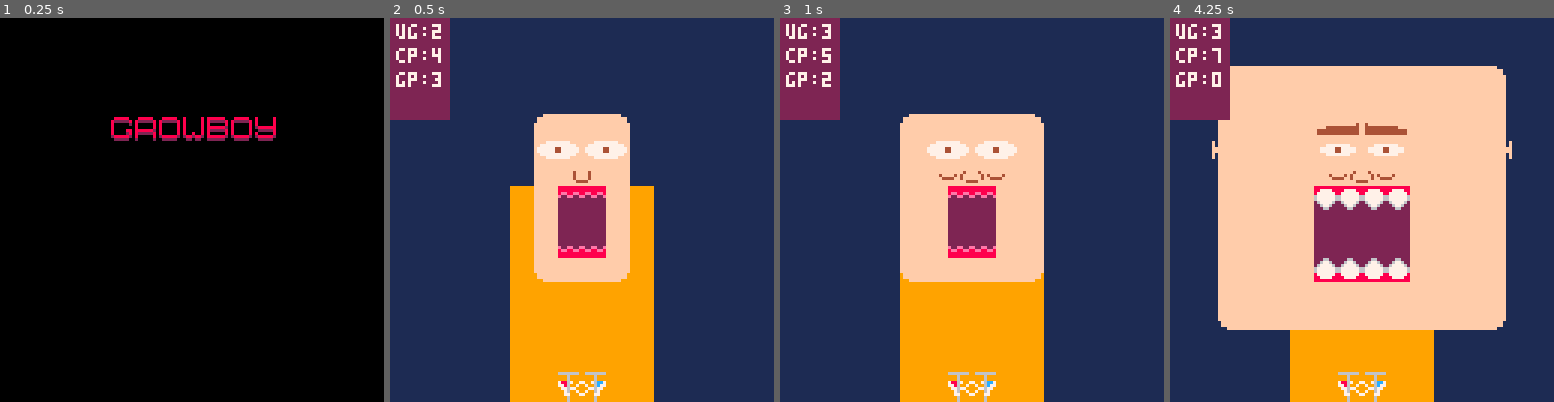
Above: before the commit, frames 1-4 (left to right).
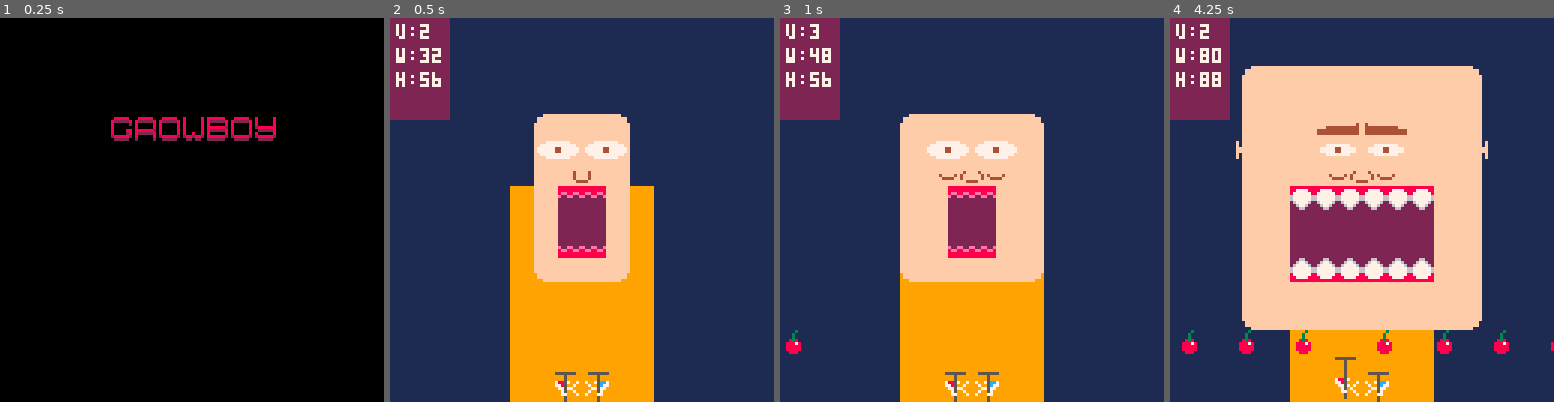
Above: after the commit, the same moments.

Repository: ctang18/growboy
Game: PICO-8 cartridge growboy.p8
Two runs of this game, one before a commit and one after it. Both use one fixed random seed, a clock stepped at 60 frames per second and the inputs below.
Inputs:
- Up to frame 1 (0.25 s): no input
- Up to frame 2 (0.5 s): tap X (X key) at 0.33 s
- Up to frame 3 (1 s): tap O (Z key) at 0.7 s
- Up to frame 4 (4.25 s): tap X (X key) at 1.07, 1.85, 2.97, 4.08 s; hold Right 1.6-2.1 s; tap O (Z key) every 0.4 s from 1.7 to 4.1 s; hold Up 2.15-2.42 s; hold Right 2.47-3.03 s; hold Left 3.08-3.58 s; hold Down 3.63-3.97 s; hold Right from 4.02 s (still down)

Frame 1 is identical in both runs. In frame 2, 1.2% of the frame differs, in the area x 1-58%, y 1-100%; in frame 3, 1.3%; in frame 4, 13%, in the area x 1-100%, y 1-100%.

Commit message:
Implemented food spawner

Diff:
--- a/growboy.p8
+++ b/growboy.p8
@@ -45,9 +45,13 @@
  [34]=2
 }
 
+f_spr={
+
+}
+
 total_p=#c_spr
 max_w=c14
-max_h=c13
+max_h=c11
 
 -- globals
 game={}
@@ -55,9 +59,12 @@
 ap={}
 food_l={} food_r={}
 ug={} cp={} gp={}
-boys={}
-
-debug=2
+bl={} br={}
+env={}
+
+food={}
+
+debug=1
 
 -- entry point
 function _init()
@@ -73,6 +80,7 @@
  init_boys()
 
 	game.t=0
+	game.spawn_f=c_l
 	game.updt = updt_menu
 	game.draw = draw_menu
 end
@@ -115,6 +123,16 @@
  return p
 end
 
+function make_f(fs,fx,dx)
+	local f = {}
+	if (fx==c_l) then f.x=-16	end
+	if (fx==c_r) then f.x=136	end
+	f.y=c13
+	f.dx=dx f.dy=0
+	f.fs=fs
+	return f
+end
+
 function make_b(x,y,w,h,fx,cl)
  local b = {}
  b.x=x b.y=y b.w=w b.h=h
@@ -128,8 +146,8 @@
 end
 
 function init_boys()
- add(boys,make_b(c7,c14,c1,c2,c_l,8))
- add(boys,make_b(c8,c14,c1,c2,c_r,12))
+ bl=make_b(c7-1,c14,c1,c2,c_l,8)
+ br=make_b(c8+1,c14,c1,c2,c_r,12)
 end
 
 function updt_menu()
@@ -174,7 +192,7 @@
 
 function _update()
 	game.t += 1
-	if game.t>300 then game.t=0 end
+	if game.t>399 then game.t=0 end
 	game.updt()
 end
 
@@ -183,12 +201,52 @@
   if (btnp(c_btnl) or btnp(c_btn1)) then
 		 pl.eating=true
 		 eat(food_l)
+		 if(bl.pushing==0) then
+ 		 bl.pushing+=5
+ 		end
   end
   if (btnp(c_btnr) or btnp(c_btn2)) then
 	  pl.eating=true
 	  eat(food_r)
+	  if(br.pushing==0) then
+		  br.pushing+=5
+		 end
   end
  end
+ updt_parts()
+ updt_food()
+ updt_boys()
+end
+
+function updt_parts()
+end
+
+function updt_food()
+ for f in all(food) do
+  f.x+=f.dx
+  if(f.x>c7 and f.x<c8) then
+   del(food,f)
+  end
+ end
+ if(game.t%8==0) then
+  spawn_food()
+ end
+end
+
+--todo: randomize food
+function spawn_food()
+	if(game.spawn_f==c_l) then
+	 add(food,make_f(116,c_l,1.2))
+	 game.spawn_f=c_r
+	else
+  add(food,make_f(116,c_r,-1.2))
+  game.spawn_f=c_l
+	end
+end
+
+function updt_boys()
+ bl.pushing=max(0,bl.pushing-1)
+ br.pushing=max(0,br.pushing-1)
 end
 
 function _draw()
@@ -269,21 +327,29 @@
 end
 
 function draw_food()
+	for f in all(food) do
+  spr(f.fs,f.x,f.y)
+	end
 end
 
 function draw_boys()
- for b in all(boys) do
-  pal(8,b.cl)
-  if(b.pushing>0) then
-   spr(b.f2,b.x,b.y,b.sw,b.sh,b.fx)
-  else
-   spr(b.f1,b.x,b.y,b.sw,b.sh,b.fx)
-  end
-  pal()
- end
+ pal(8,bl.cl)
+ if(bl.pushing>0) then
+  spr(bl.f2,bl.x,bl.y,bl.sw,bl.sh,bl.fx)
+ else
+  spr(bl.f1,bl.x,bl.y,bl.sw,bl.sh,bl.fx)
+ end
+ pal(8,br.cl)
+ if(br.pushing>0) then
+  spr(br.f2,br.x,br.y,br.sw,br.sh,br.fx)
+ else
+  spr(br.f1,br.x,br.y,br.sw,br.sh,br.fx)
+ end
+ pal()
 end
 
 function draw_hud()
+
 end
 
 function draw_debug()
@@ -592,22 +658,22 @@
 0000000000000000000000000000000000000000000000000000000000000000000000000000000000000000000000000000000000000000000000000000000000000000000000000000000000000000000000000000000000000000000000000000000000000000000000000000000000000000000000000000000000000000
 0000000000000000000000000000000000000000000000000000000000000000000000000000000000000000000000000000000000000000000000000000000000000000000000000000000000000000000000000000000000000000000000000000000000000000000000000000000000000000000000000000000000000000
 __map__
-0000000000000000000000000000000061606060606060606060606060606061606060606060606060606060606060600000000000000000000000000000000000000000000000000000000000000000000000000000000000000000000000000000000000000000000000000000000000000000000000000000000000000000
-0000000000000000000000000000000060606060606060606060606060606060606060606060606060606060606060600000000000000000000000000000000000000000000000000000000000000000000000000000000000000000000000000000000000000000000000000000000000000000000000000000000000000000
-0000000000000000000000000000000060606060606060606060606060606060606060606060606060606060606060600000000000000000000000000000000000000000000000000000000000000000000000000000000000000000000000000000000000000000000000000000000000000000000000000000000000000000
-0000000000000000000000000000000060606060606160606060616060606060606060606060606060606060606060600000000000000000000000000000000000000000000000000000000000000000000000000000000000000000000000000000000000000000000000000000000000000000000000000000000000000000
-0000000000000000000000000000000060606060606060606060606060606060606060606060606060606060606060600000000000000000000000000000000000000000000000000000000000000000000000000000000000000000000000000000000000000000000000000000000000000000000000000000000000000000
-0000000000000000000000000000000060606060606060606060606060606060606060606060606060606060606060600000000000000000000000000000000000000000000000000000000000000000000000000000000000000000000000000000000000000000000000000000000000000000000000000000000000000000
-0000000000000000000000000000000060606060606060606060606060606060606060606060606060606060606060600000000000000000000000000000000000000000000000000000000000000000000000000000000000000000000000000000000000000000000000000000000000000000000000000000000000000000
-0000000000000000000000000000000060606060606060606060606060606060606060606062626262626260606060600000000000000000000000000000000000000000000000000000000000000000000000000000000000000000000000000000000000000000000000000000000000000000000000000000000000000000
-0000000000000000000000000000000060606060606060606060606060606060606060606062626262626260606060600000000000000000000000000000000000000000000000000000000000000000000000000000000000000000000000000000000000000000000000000000000000000000000000000000000000000000
-0000000000000000000000000000000060606060606060606060606060606060606060606062626262626260606060600000000000000000000000000000000000000000000000000000000000000000000000000000000000000000000000000000000000000000000000000000000000000000000000000000000000000000
-0000000000000000000000000000000060606060606060606060606060606060606060606062626262626260606060600000000000000000000000000000000000000000000000000000000000000000000000000000000000000000000000000000000000000000000000000000000000000000000000000000000000000000
-0000000000000000000000000000000060606060606160606060616060606060606060606062626262626260606060600000000000000000000000000000000000000000000000000000000000000000000000000000000000000000000000000000000000000000000000000000000000000000000000000000000000000000
-0000000000000000000000000000000060606060606060606060606060606060606060606062626262626260606060600000000000000000000000000000000000000000000000000000000000000000000000000000000000000000000000000000000000000000000000000000000000000000000000000000000000000000
-0000000000000000000000000000000060606060606060606060606060606060606060606062626262626260606060600000000000000000000000000000000000000000000000000000000000000000000000000000000000000000000000000000000000000000000000000000000000000000000000000000000000000000
-0000000000000000000000000000000060606060606060606060606060606060606060606062626262626260606060600000000000000000000000000000000000000000000000000000000000000000000000000000000000000000000000000000000000000000000000000000000000000000000000000000000000000000
-0000000000000000000000000000000061606060606060606060606060606061606060606062626262626260606060600000000000000000000000000000000000000000000000000000000000000000000000000000000000000000000000000000000000000000000000000000000000000000000000000000000000000000
+0000000000000000000000000000000061606060606060606060606060606061606060606060606060606060606060606060606060606060606060606060606000000000000000000000000000000000000000000000000000000000000000000000000000000000000000000000000000000000000000000000000000000000
+0000000000000000000000000000000060606060606060606060606060606060606060606060606060606060606060606060606060606060606060606060606000000000000000000000000000000000000000000000000000000000000000000000000000000000000000000000000000000000000000000000000000000000
+0000000000000000000000000000000060606060606060606060606060606060606060606060606060606060606060606060606060606060606060606060606000000000000000000000000000000000000000000000000000000000000000000000000000000000000000000000000000000000000000000000000000000000
+0000000000000000000000000000000060606060606160606060616060606060606060606060606060606060606060606060606060606060606060606060606000000000000000000000000000000000000000000000000000000000000000000000000000000000000000000000000000000000000000000000000000000000
+0000000000000000000000000000000060606060606060606060606060606060606060606060606060606060606060606060606060606060606060606060606000000000000000000000000000000000000000000000000000000000000000000000000000000000000000000000000000000000000000000000000000000000
+0000000000000000000000000000000060606060606060606060606060606060606060606060606060606060606060606060606060606060606060606060606000000000000000000000000000000000000000000000000000000000000000000000000000000000000000000000000000000000000000000000000000000000
+0000000000000000000000000000000060606060606060606060606060606060606060606060606060606060606060606060606060606060606060606060606000000000000000000000000000000000000000000000000000000000000000000000000000000000000000000000000000000000000000000000000000000000
+0000000000000000000000000000000060606060606060606060606060606060606060606062626262626260606060606060606060626262626262606060606000000000000000000000000000000000000000000000000000000000000000000000000000000000000000000000000000000000000000000000000000000000
+0000000000000000000000000000000060606060606060606060606060606060606060606062626262626260606060606060606060626262626262606060606000000000000000000000000000000000000000000000000000000000000000000000000000000000000000000000000000000000000000000000000000000000
+0000000000000000000000000000000060606060606060606060606060606060606060606062626262626260606060606060606060626262626262606060606000000000000000000000000000000000000000000000000000000000000000000000000000000000000000000000000000000000000000000000000000000000
+0000000000000000000000000000000060606060606060606060606060606060606060606062626262626260606060606060606060626262626262606060606000000000000000000000000000000000000000000000000000000000000000000000000000000000000000000000000000000000000000000000000000000000
+0000000000000000000000000000000060606060606160606060616060606060606060606062626262626260606060606060606060626262626262606060606000000000000000000000000000000000000000000000000000000000000000000000000000000000000000000000000000000000000000000000000000000000
+0000000000000000000000000000000060606060606060606060606060606060606060606062626262626260606060606060606060626262626262606060606000000000000000000000000000000000000000000000000000000000000000000000000000000000000000000000000000000000000000000000000000000000
+0000000000000000000000000000000060606060606060606060606060606060606060606062626262626260606060606060606060626262626262606060606000000000000000000000000000000000000000000000000000000000000000000000000000000000000000000000000000000000000000000000000000000000
+0000000000000000000000000000000060606060606060606060606060606060606060606062626262626260606060605a5a5a5a5a5a5a5a5a5a5a5a5a5a5a5a00000000000000000000000000000000000000000000000000000000000000000000000000000000000000000000000000000000000000000000000000000000
+0000000000000000000000000000000061606060606060606060606060606061606060606062626262626260606060606a6a6a6a6a6a6a6a6a6a6a6a6a6a6a6a00000000000000000000000000000000000000000000000000000000000000000000000000000000000000000000000000000000000000000000000000000000
 0000000000000000000000000000000046464646464646464646464646464646460000000000000000000000000000000000000000000000000000000000000000000000000000000000000000000000000000000000000000000000000000000000000000000000000000000000000000000000000000000000000000000000
 0000000000000000000000000000000000000000000000000000000000000000000000000000000000000000000000000000000000000000000000000000000000000000000000000000000000000000000000000000000000000000000000000000000000000000000000000000000000000000000000000000000000000000
 0000000000000000000000000000000000000000000000000000000000000000000000000000000000000000000000000000000000000000000000000000000000000000000000000000000000000000000000000000000000000000000000000000000000000000000000000000000000000000000000000000000000000000
Not shown, changed: 18 lines of the sprite sheet (__gfx__) section of growboy.p8
